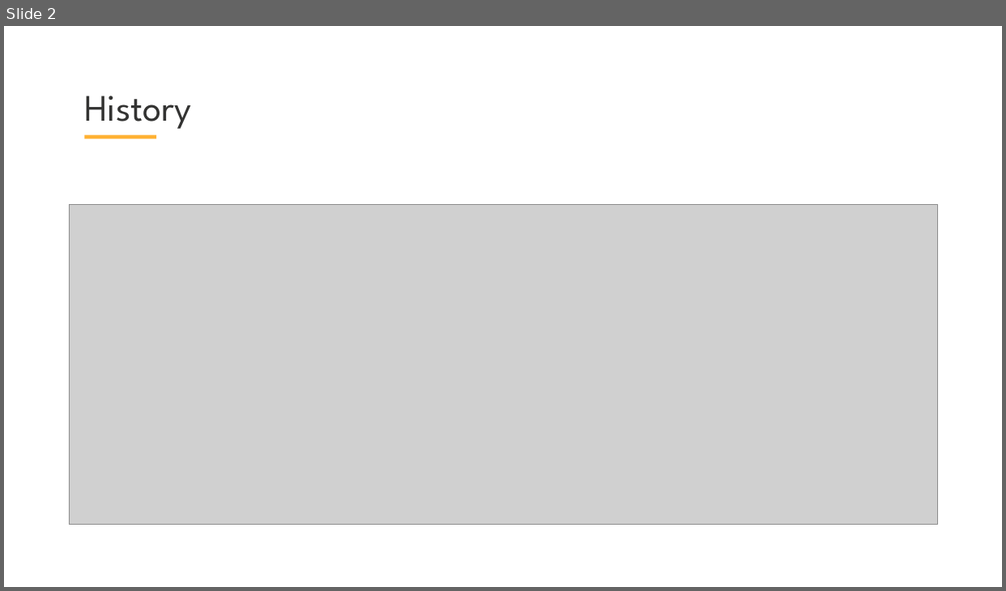
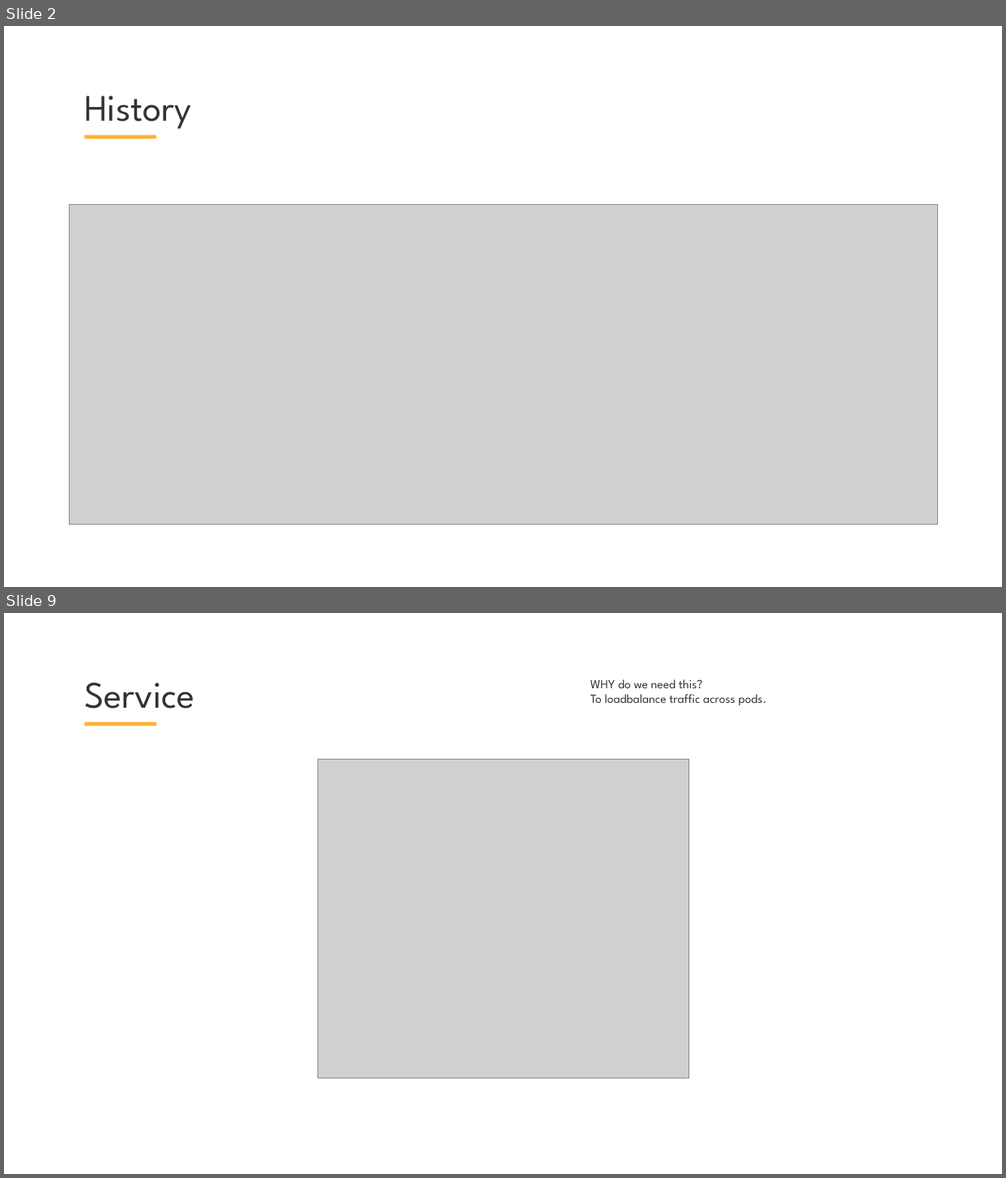
Before and after one commit to skabrits/DevOps-Workshop, a slide deck: Part I/Workshop-I.pptx. Shown one above the other, each under a label of ours: slide 2 before the commit, slides 2 and 9 after it; the slides between them are not shown. The pictures are 1006x591 and 1006x1178 pixels, drawn with LibreOffice and Linux fonts; fonts in the diff are those of the drawing; grey boxes stand for pictures; background and template pictures are left out. Boxes give left, top, right and bottom in pixels: in the first picture for what was removed or moved away, otherwise in the second. Text is boxed around its words. In the diff, an @@ line names an element or a change of style, - is before the commit and + after.

```diff
--- a/Part I/Workshop-I.pptx
+++ b/Part I/Workshop-I.pptx
@@ slide 9 added at [4,613,1002,1174], background #FFFFFF; not listed: 1 template element that a slide beside it also shows @@
@@ title added at [84,683,194,709], 54 pt, text #333332 @@
+Service
@@ text added at [590,679,767,705], 18 pt, text #333332 @@
+WHY do we need this?
+To loadbalance traffic across pods.
@@ picture added at [317,759,688,1078] @@
```
Also in this commit, not shown: 2 slides changed, 7 other slides added, 6 slides removed, 2 other files.
